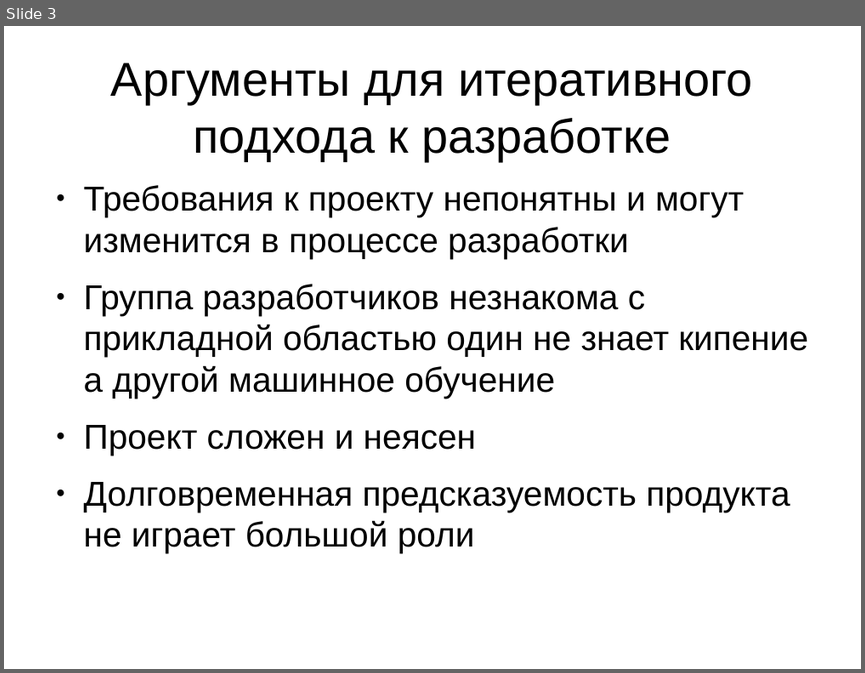
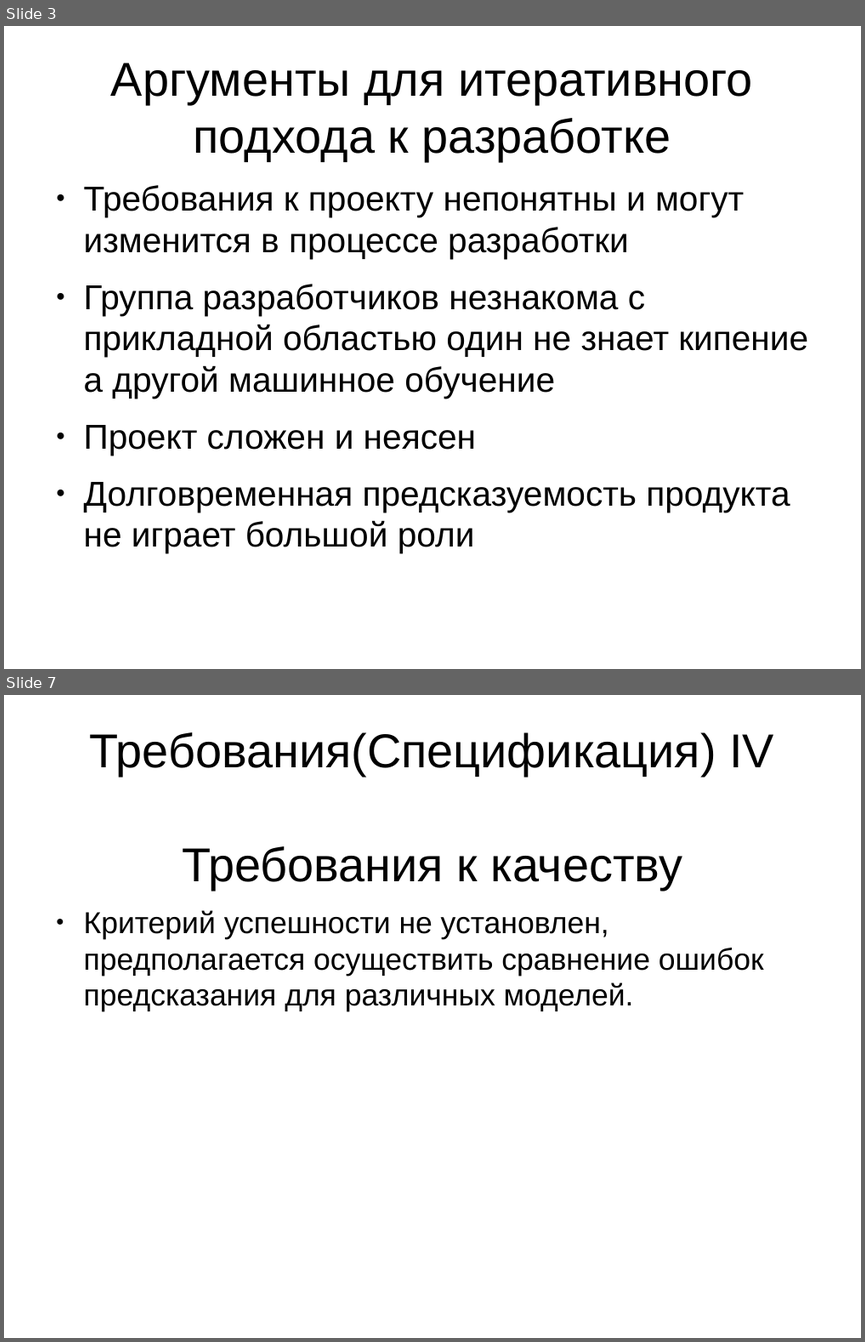
Before and after one commit to Lavrikov/Boiler, a slide deck: Проект разработки.odp. Shown one above the other, each under a label of ours: slide 3 before the commit, slides 3 and 7 after it; the slides between them are not shown. The pictures are 865x673 and 865x1342 pixels, drawn with LibreOffice and Linux fonts; fonts in the diff are those of the drawing. Boxes give left, top, right and bottom in pixels: in the first picture for what was removed or moved away, otherwise in the second. Text is boxed around its words. In the diff, an @@ line names an element or a change of style, - is before the commit and + after.

```diff
--- a/Проект разработки.odp
+++ b/Проект разработки.odp
@@ slide 7 added at box(4, 695, 861, 1338), background #FFFFFF @@
@@ title added at box(90, 732, 774, 890), 44 pt, text #000000 @@
+Требования(Спецификация) IV
+Требования к качеству
@@ text added at box(84, 910, 764, 1012), 28 pt, text #000000 @@
+● Критерий успешности не установлен, предполагается осуществить сравнение ошибок предсказания для различных моделей.
```
Also in this commit, not shown: 2 slides changed, 2 other slides added, 1 slide removed, 1 other file.
